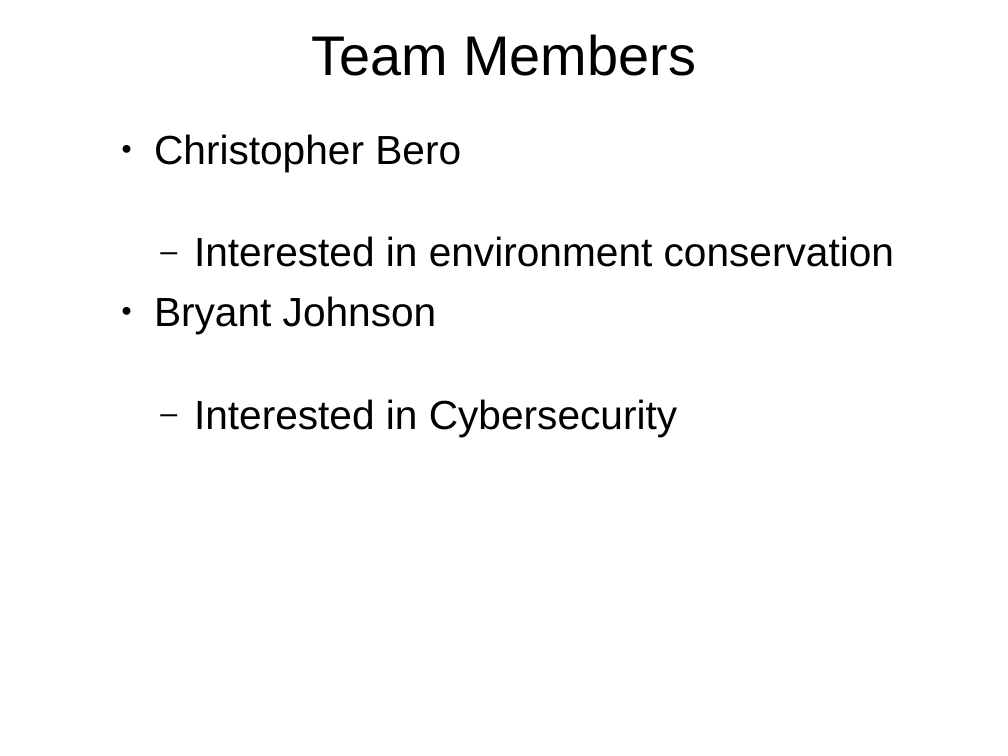
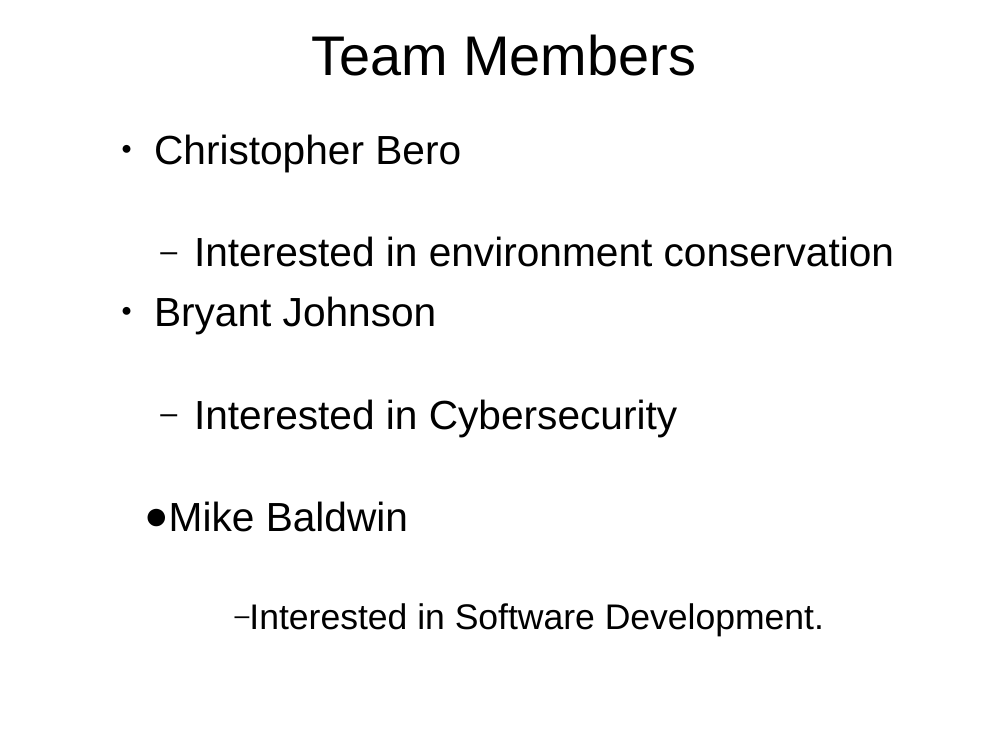
Before and after one commit to ctag/cpe495, a slide deck: slide 2 of projectProposal/presentation_Mike.pptx. Drawn at 1008x756 pixels with LibreOffice and Linux fonts; fonts in the diff are those of the drawing. Boxes give left, top, right and bottom in pixels: in the first picture for what was removed or moved away, otherwise in the second. Text is boxed around its words. In the diff, an @@ line names an element or a change of style, - is before the commit and + after.

Commit message:
Edited slides on self-interest and on cost estimate, cost estimate NEEDS to be reviewed before we present.

```diff
--- a/projectProposal/presentation_Mike.pptx
+++ b/projectProposal/presentation_Mike.pptx
@@ text at [144,501,824,636]: paragraphs added @@
+● Mike Baldwin
+  – Interested in Software Development.
```
Also in this commit, not shown: 1 other slide changed, 1 slide added, 1 slide removed.
